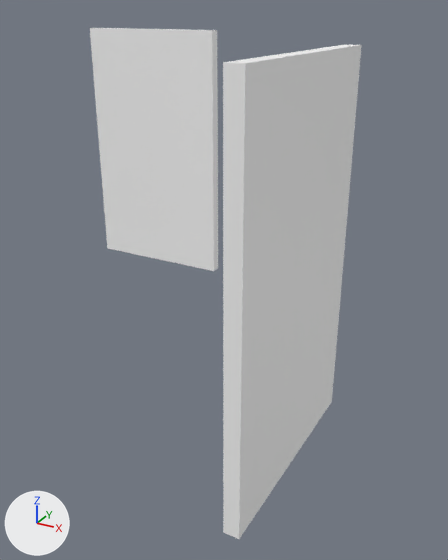
One commit to the FBX model Assets/Messing Model/关卡1_反射板.fbx: the scene before it, then after it.
One viewpoint serves both versions: a camera (50 mm lens) standing at (3.94, -5.56, 2.7) and looking at (1.7, -1.49, 0.67). Arrows for +X, +Y and +Z are at lower left; the lights stay in place. The first picture is the older version. Where no turn or scale is listed for an object, it has been applied to the vertices.

Objects in the first picture: '物件_1', '物件_3'.
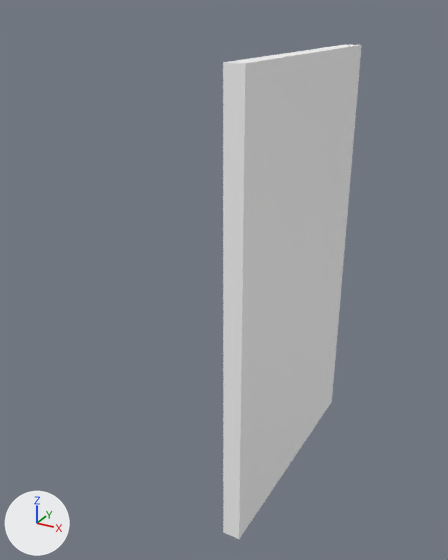
The newer file is also turned or shifted as a whole; pictures and numbers use the older file's frame.

Changed parts and their boxes (x1, y1, x2, y2) in the pictures (448 x 560 px):
'物件_3', deleted
    before: (90, 28, 218, 271)

The edits, one by one:
Object '物件_3' (ob_物件_3) is deleted.
